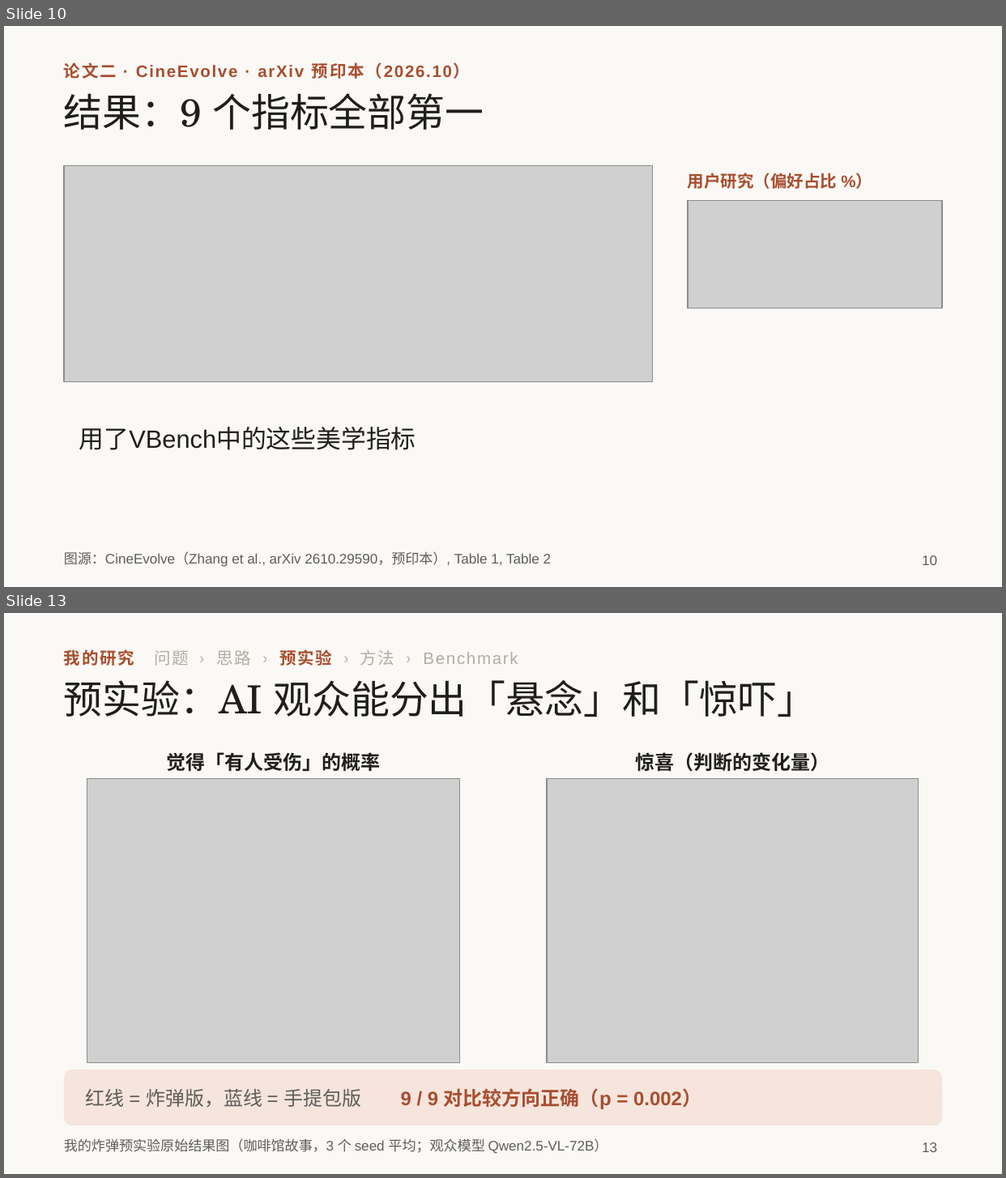
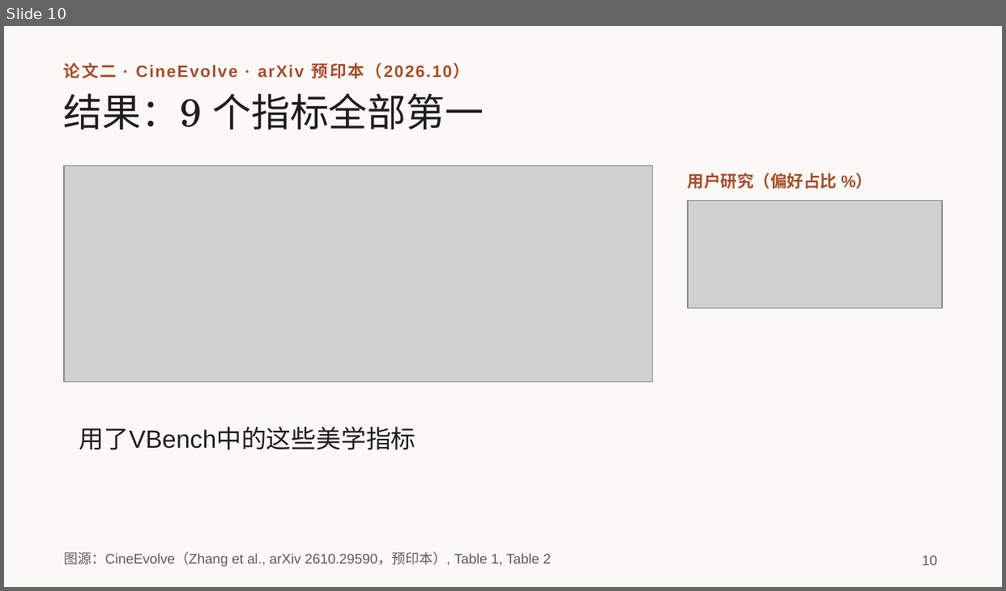
Before and after one commit to irving-2222/ICML, a slide deck: talk/研究分享_从多智能体协作到自进化.pptx. Shown one above the other, each under a label of ours: slides 10 and 13 before the commit, slide 10 after it; the slides between them are not shown. The pictures are 1006x1178 and 1006x591 pixels, drawn with LibreOffice and Linux fonts; fonts in the diff are those of the drawing; grey boxes stand for pictures. Boxes give left, top, right and bottom in pixels: in the first picture for what was removed or moved away, otherwise in the second. Text is boxed around its words. In the diff, an @@ line names an element or a change of style, - is before the commit and + after.

```diff
--- a/talk/研究分享_从多智能体协作到自进化.pptx
+++ b/talk/研究分享_从多智能体协作到自进化.pptx
@@ slide 13 removed at <box>4,613,1002,1174</box>, background #FAF9F5 @@
@@ text removed at <box>64,649,518,666</box> @@
-我的研究 问题 › 思路 › 预实验 › 方法 › Benchmark
@@ title removed at <box>64,680,816,717</box> @@
-预实验：AI 观众能分出「悬念」和「惊吓」
@@ text removed at <box>166,752,380,772</box> @@
-觉得「有人受伤」的概率
@@ text removed at <box>635,752,829,772</box> @@
-惊喜（判断的变化量）
@@ picture removed at <box>87,779,459,1063</box> @@
@@ picture removed at <box>547,779,919,1063</box> @@
@@ rounded rectangle removed at <box>64,1070,942,1126</box> @@
@@ text removed at <box>86,1088,701,1110</box> @@
-红线 = 炸弹版，蓝线 = 手提包版 9 / 9 对比较方向正确（p = 0.002）
@@ text removed at <box>64,1139,608,1153</box> @@
-我的炸弹预实验原始结果图（咖啡馆故事，3 个 seed 平均；观众模型 Qwen2.5-VL-72B）
@@ page number removed at <box>922,1143,937,1152</box> @@
-13
```
Also in this commit, not shown: 2 slides changed, 3 slides added, 2 other slides removed, 1 other file.
